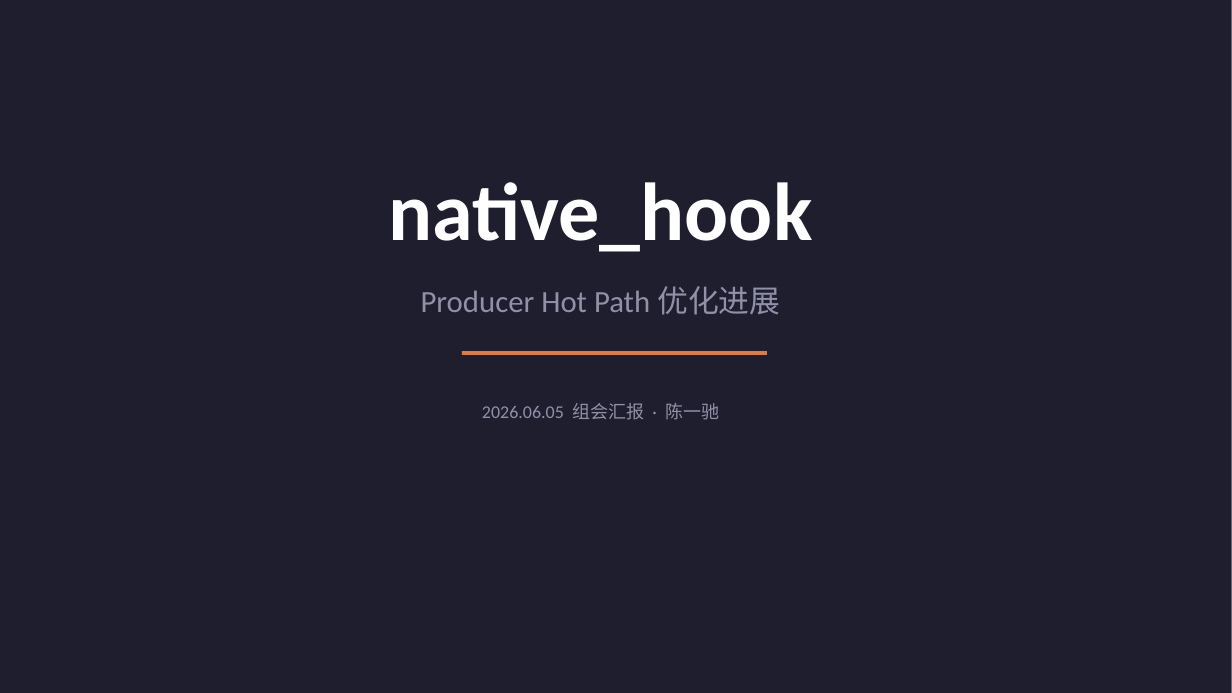
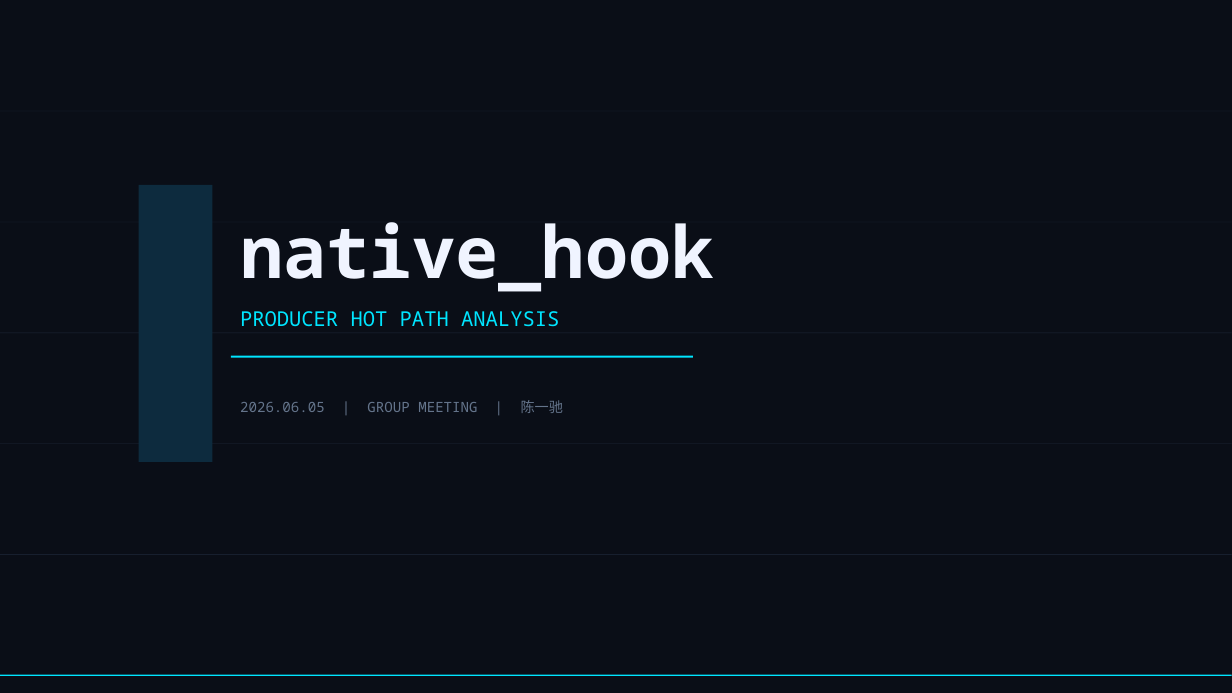
Before and after one commit to YiChiChen1106/Nativehook_linux_planb, a slide deck: slide 1 of presentation/native_hook_progress_2026-06-05.pptx. Drawn at 1232x693 pixels with LibreOffice and Linux fonts; fonts in the diff are those of the drawing. Boxes give left, top, right and bottom in pixels: in the first picture for what was removed or moved away, otherwise in the second. Text is boxed around its words. In the diff, an @@ line names an element or a change of style, - is before the commit and + after.

Commit message:
Redesign PPT v3: dark tech style with neon accents and Consolas

```diff
--- a/presentation/native_hook_progress_2026-06-05.pptx
+++ b/presentation/native_hook_progress_2026-06-05.pptx
@@ background #FAFAFC to #0A0E17 @@
@@ rectangle removed at (x1=0, y1=0, x2=1232, y2=693) @@
@@ rectangle added at (x1=0, y1=111, x2=1232, y2=111), fill #1E293B @@
@@ rectangle added at (x1=139, y1=185, x2=213, y2=462), fill #0D2B3E @@
@@ text "native_hook" moved from (x1=389, y1=182, x2=813, y2=252) to (x1=240, y1=222, x2=714, y2=292) @@
@@ text "native_hook" at (x1=240, y1=222, x2=714, y2=292): size 64 to 56 pt, font Calibri to Noto Sans Mono, text colour #FFFFFF to #F0F4FF; alignment centre to left @@
@@ rectangle added at (x1=0, y1=222, x2=1232, y2=222), fill #1E293B @@
@@ text at (x1=240, y1=311, x2=559, y2=327): text changed; size 24 to 16 pt; font Calibri to Noto Sans Mono; text colour #9090A8 to #00E5FF @@
-Producer Hot Path 优化进展
+PRODUCER HOT PATH ANALYSIS
@@ rectangle resized from (x1=462, y1=351, x2=767, y2=355) to (x1=0, y1=333, x2=1232, y2=333) @@
@@ rectangle at (x1=0, y1=333, x2=1232, y2=333): fill #E07B3C to #1E293B @@
@@ rectangle added at (x1=231, y1=356, x2=693, y2=358), fill #00E5FF @@
@@ text at (x1=240, y1=400, x2=563, y2=413): text changed; size 14 to 11 pt; font Calibri to Noto Sans Mono; text colour #9090A8 to #64748B @@
-2026.06.05 组会汇报 · 陈一驰
+2026.06.05 | GROUP MEETING | 陈一驰
@@ rectangle added at (x1=0, y1=444, x2=1232, y2=444), fill #1E293B @@
@@ rectangle added at (x1=0, y1=555, x2=1232, y2=555), fill #1E293B @@
@@ rectangle added at (x1=0, y1=675, x2=1232, y2=676), fill #00E5FF @@
```
Also in this commit, not shown: 8 other slides changed, 1 slide added, 1 slide removed, 1 other file.
